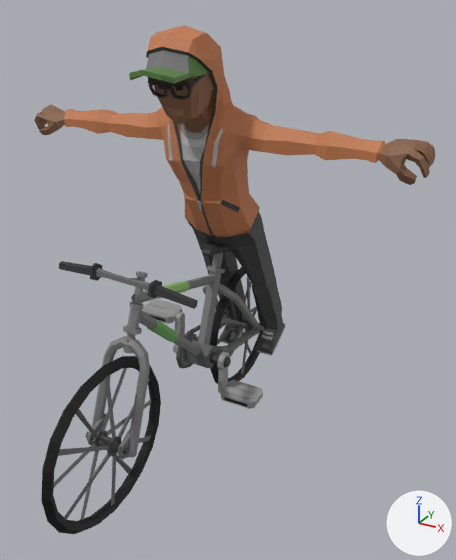
The glTF model sets/cyclist-animation/gltf-exports/cyclist-animation/cyclist-2-animation-v1.gltf, before and after one commit.
Camera for both pictures: a 50 mm lens placed at (1.58, -2.31, 2.08), pointed at (0.29, 0.03, 0.91). The axes (+X, +Y, +Z) are drawn at lower right. The lights are the same throughout. Vertices at the same position are counted once.

Before the edit, the objects in view are built like this:
```python
me_character_4 = bpy.data.meshes.new('Character_4')
me_character_4.from_pydata(...)  # 938 vertices, 1838 faces; spans x -0.85..1.12, y -0.33..0.74, z 0.25..2.0
me_character_4.materials.append(mat_atlas_colors)  # picture img_atlas_colors_diffuse
me_sm_veh_bike_02_combined = bpy.data.meshes.new('SM_Veh_Bike_02_Combined')
me_sm_veh_bike_02_combined.from_pydata(...)  # 1228 vertices, 2252 faces; spans x -0.26..0.44, y -1.03..0.99, z -0.02..1.11
me_sm_veh_bike_02_combined.materials.append(mat_atlas_colors)  # picture img_atlas_colors_diffuse
ob_character_4 = bpy.data.objects.new('Character_4', me_character_4)
ob_character_4.location = (0.0, 0.0, 0.0)
ob_sm_veh_bike_02_combined = bpy.data.objects.new('SM_Veh_Bike_02_Combined', me_sm_veh_bike_02_combined)
ob_sm_veh_bike_02_combined.location = (0.0, 0.0, 0.0)
```
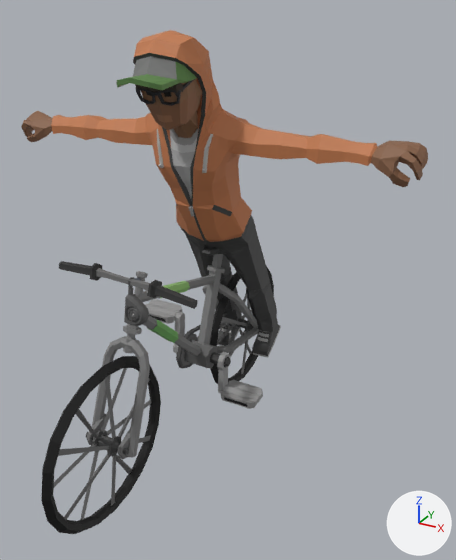
Boxes (x1, y1, x2, y2) around the edits, measured in the pictures (456 x 560 px):
'Character_4', reshaped: before (34, 26, 435, 356); after (21, 30, 428, 358)
'Horn', added: after (124, 277, 149, 326)

Edits to the bpy script that builds the scene:
```text
Change me_character_4:
    where me_character_4.from_pydata(...)  # 938 vertices, 1838 faces; spans x -0.85..1.12, y -0.33..0.74, z 0.25..2.0
    used by ob_character_4; location = (0.0, 0.0, 0.0)
    me_character_4 part 1: the whole mesh is multiplied about its middle by the matrix ((1.0, -0.02, -0.011), (0.02, 1.0, -0.02), (0.011, 0.02, 1.0)), then moved by (-0.01, -0.05, -0.01)
Add me_plane_001:
    me_plane_001.from_pydata(...)  # 426 vertices, 803 faces; spans x 0.132..0.225, y -0.536..-0.467, z 0.895..1.088
    me_plane_001.materials.append(mat_atlas_colors)  # picture img_atlas_colors_diffuse
Add ob_horn:
    ob_horn = bpy.data.objects.new('Horn', me_plane_001)
    ob_horn.location = (0.0, 0.0, 0.0)
```
